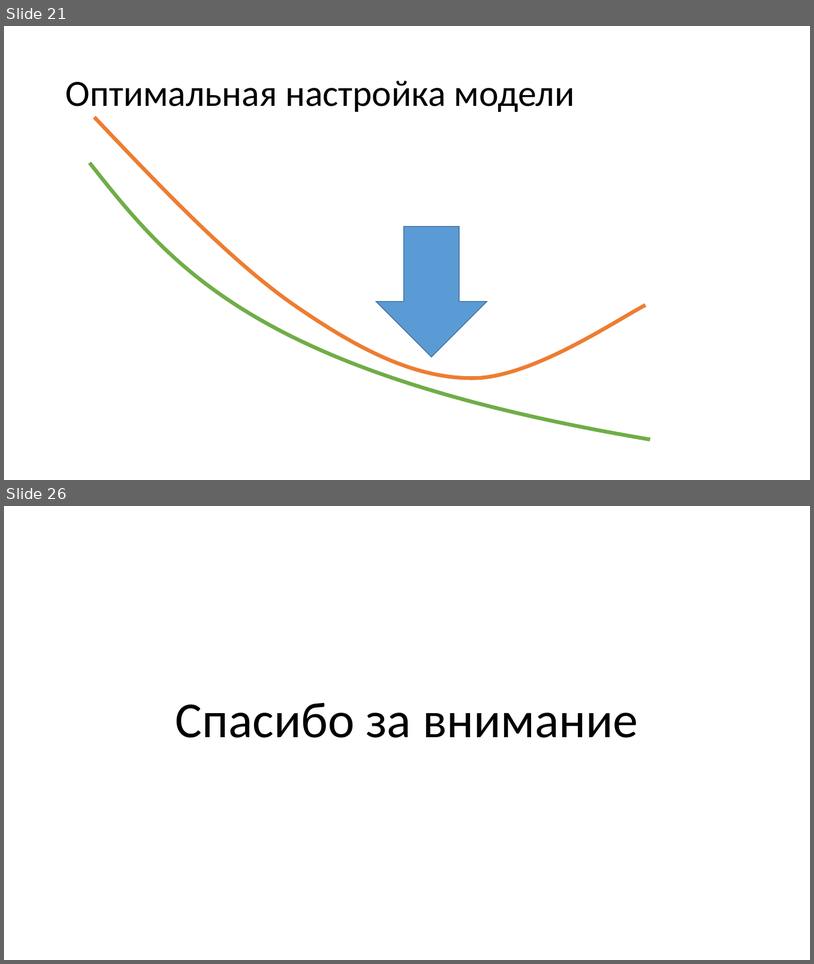
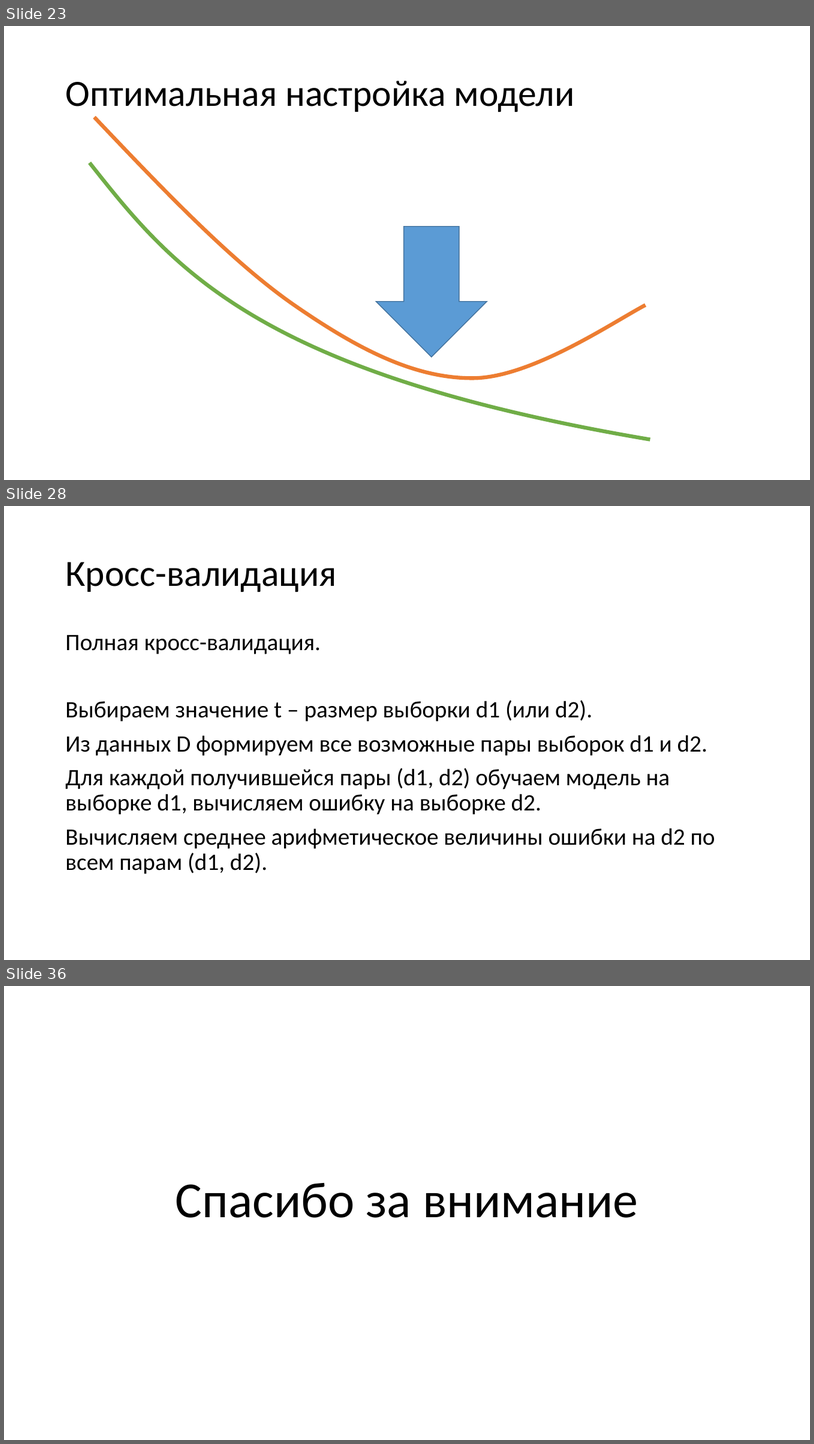
Before and after one commit to mosalov/AI_main_lectures, a slide deck: Лекция 1.pptx. Shown one above the other, each under a label of ours: slides 21 and 26 before the commit, slides 23, 28 and 36 after it; the slides between them are not shown. The pictures are 814x964 and 814x1444 pixels, drawn with LibreOffice and Linux fonts; fonts in the diff are those of the drawing. Boxes give left, top, right and bottom in pixels: in the first picture for what was removed or moved away, otherwise in the second. Text is boxed around its words. In the diff, an @@ line names an element or a change of style, - is before the commit and + after.

```diff
--- a/Лекция 1.pptx
+++ b/Лекция 1.pptx
@@ slide 28 added at [4, 506, 810, 960], background #FFFFFF @@
@@ title added at [65, 562, 336, 592], 44 pt, text #000000 @@
+Кросс-валидация
@@ text added at [65, 635, 716, 874], 28 pt, text #000000 @@
+Полная кросс-валидация.
+Выбираем значение t – размер выборки d1 (или d2).
+Из данных D формируем все возможные пары выборок d1 и d2.
+Для каждой получившейся пары (d1, d2) обучаем модель на выборке d1, вычисляем ошибку на выборке d2.
+Вычисляем среднее арифметическое величины ошибки на d2 по всем парам (d1, d2).
@@ what was slide 21 is now slide 23 @@
@@ what was slide 26 is now slide 36 @@
```
Also in this commit, not shown: 6 slides changed, 9 other slides added.
